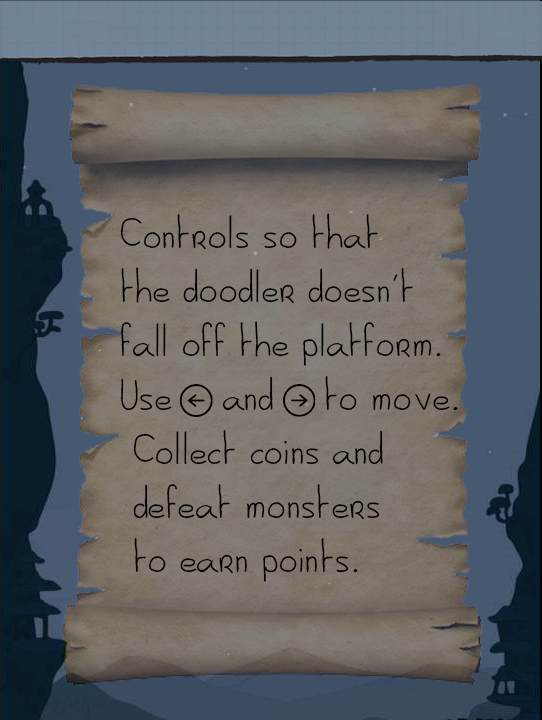
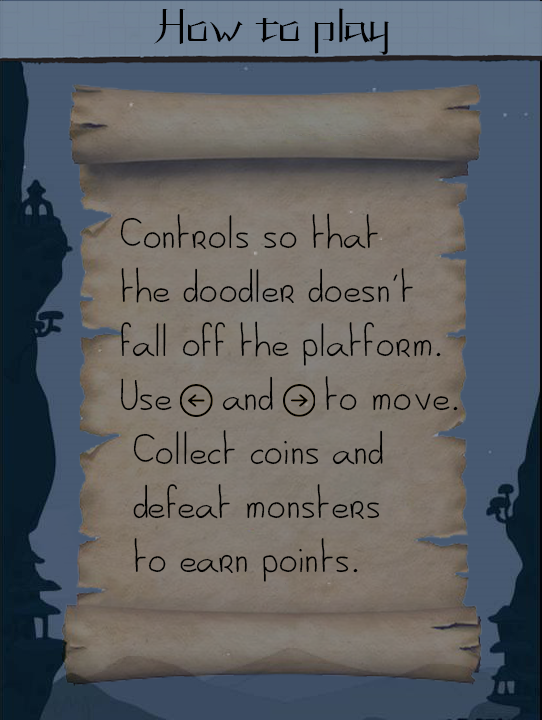
Before/after of a 542 × 720 layered artwork. What changed in the layer stack:
added layer "How to play" above "top_frame" over [left=154, top=8, right=389, bottom=55]
